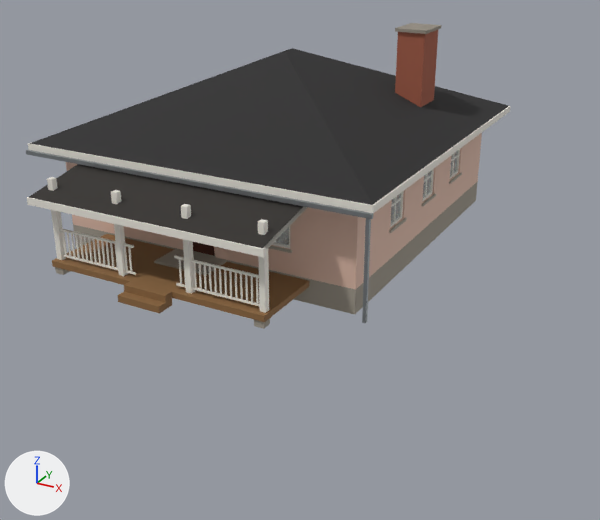
One commit to the glTF model assets/models/small_buildings/bungalow_b.glb: the scene before it, then after it.
The view is the same before and after, from a camera (50 mm lens) standing at (13.4, -23.6, 10.1) and looking at (2.5, -3.8, 0.2). Every picture has the same lights, and +X, +Y and +Z are marked at lower left. The older version comes first. Objects named as collision shapes, trigger or cutter boxes, shadow casters or lower levels of detail are left out. Vertices at exactly the same position are counted once.

Before the edit, the objects in view are built like this:
```python
me_bungalow_b_lod0 = bpy.data.meshes.new('bungalow_b_LOD0')
me_bungalow_b_lod0.from_pydata(...)  # 2027 vertices, 3744 faces; spans x -5.76..5.76, y -8.21..6.35, z -0.3..6.3
me_bungalow_b_lod0.materials.append(mat_brick)
me_bungalow_b_lod0.materials.append(mat_concrete)
me_bungalow_b_lod0.materials.append(mat_deck)
me_bungalow_b_lod0.materials.append(mat_floorwood)
me_bungalow_b_lod0.materials.append(mat_glass)
me_bungalow_b_lod0.materials.append(mat_lamp)
me_bungalow_b_lod0.materials.append(mat_metal)
me_bungalow_b_lod0.materials.append(mat_plaster)
me_bungalow_b_lod0.materials.append(mat_shingle)
me_bungalow_b_lod0.materials.append(mat_siding)
me_bungalow_b_lod0.materials.append(mat_soffit)
me_bungalow_b_lod0.materials.append(mat_trim)
ob_lod0 = bpy.data.objects.new('LOD0', me_bungalow_b_lod0)
ob_lod0.location = (0.0, 0.0, 0.0)
```
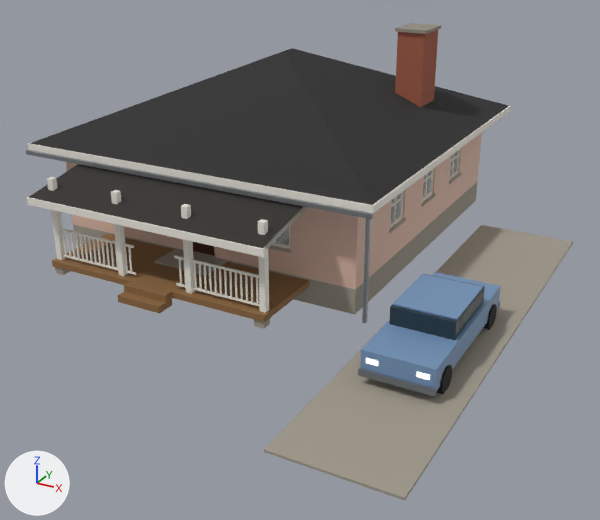
Pixel boxes [x1, y1, x2, y2] of what changed, in the pictures (600 x 520 px):
'LOD0', reshaped (13% wider, 56% taller): before [26, 23, 510, 329]; after [26, 23, 573, 500]
part 1 of me_bungalow_b_lod0, added: after [264, 225, 573, 500]
part 2 of me_bungalow_b_lod0, added: after [389, 274, 485, 340]
part 3 of me_bungalow_b_lod0, added: after [366, 358, 378, 366]
part 4 of me_bungalow_b_lod0, added: after [416, 372, 430, 380]
part 5 of me_bungalow_b_lod0, added: after [358, 368, 436, 396]
part 6 of me_bungalow_b_lod0, added: after [360, 272, 501, 391]
part 7 of me_bungalow_b_lod0, added: after [393, 274, 483, 320]
part 8 of me_bungalow_b_lod0, added: after [436, 365, 452, 394]
part 9 of me_bungalow_b_lod0, added: after [483, 304, 497, 330]

Edits to the bpy script that builds the scene:
```text
Add mat_paint:
    mat_paint = bpy.data.materials.new('paint')
    mat_paint.use_nodes = True; mat_paint.node_tree.nodes.clear()
    _N = mat_paint.node_tree.nodes; _L = mat_paint.node_tree.links
    n0 = _N.new('ShaderNodeBsdfPrincipled'); n0.name = 'Principled BSDF'
    n0.inputs[2].default_value = 0.4  # 'Roughness'
    n1 = _N.new('ShaderNodeOutputMaterial'); n1.name = 'Material Output'
    n2 = _N.new('ShaderNodeVertexColor'); n2.name = 'Color Attribute'
    _L.new(n0.outputs[0], n1.inputs[0])  # 'BSDF' to 'Surface'
    _L.new(n2.outputs[0], n0.inputs[0])  # 'Color' to 'Base Color'
Add mat_rubber:
    mat_rubber = bpy.data.materials.new('rubber')
    # nodes: BsdfPrincipled, Mix, OutputMaterial, VertexColor
    # colours: black #222222, mixed with the vertex colours
Change me_bungalow_b_lod0:
    used by ob_lod0; location = (0.0, 0.0, 0.0)
    remove me_bungalow_b_lod0.from_pydata(...)  # 2027 vertices, 3744 faces; spans x -5.76..5.76, y -8.21..6.35, z -0.3..6.3
    add me_bungalow_b_lod0.from_pydata(...)  # 2171 vertices, 3984 faces; spans x -5.76..9.2, y -12.0..6.35, z -0.3..6.3
    me_bungalow_b_lod0 part 1: a new loose piece, a box spanning x 6.2..9.2, y -12.0..2.0, z 0.0..0.06, in mat_concrete
    me_bungalow_b_lod0 part 2: a new loose piece, a box spanning x 6.9..8.5, y -7.45..-5.35, z 0.92..1.38, in mat_glassdark
    me_bungalow_b_lod0 part 3: a new loose piece, a box spanning x 6.95..7.25, y -8.86..-8.85, z 0.62..0.75, in mat_lamp
    me_bungalow_b_lod0 part 4: a new loose piece, a box spanning x 8.15..8.45, y -8.86..-8.85, z 0.62..0.75, in mat_lamp
    me_bungalow_b_lod0 part 5: a new loose piece, a box spanning x 6.8..8.6, y -8.93..-8.85, z 0.3..0.45, in mat_metal
    me_bungalow_b_lod0 part 6: a new loose piece, a box spanning x 6.82..8.58, y -8.85..-4.15, z 0.32..0.92, in mat_paint
    me_bungalow_b_lod0 part 7: a new loose piece, a box spanning x 6.92..8.48, y -7.35..-5.45, z 1.38..1.42, in mat_paint
    me_bungalow_b_lod0 part 8: a new loose piece, a 10-sided cylinder along x spanning x 8.41..8.63, y -8.51..-7.89, z 0.0..0.66, in mat_rubber
    me_bungalow_b_lod0 part 9: a new loose piece, a 10-sided cylinder along x spanning x 8.41..8.63, y -5.11..-4.49, z 0.0..0.66, in mat_rubber
    other edits to the shape of me_bungalow_b_lod0 do not show in these pictures
    add me_bungalow_b_lod0.materials.append(mat_glassdark)
    add me_bungalow_b_lod0.materials.append(mat_paint)
    add me_bungalow_b_lod0.materials.append(mat_rubber)
```
